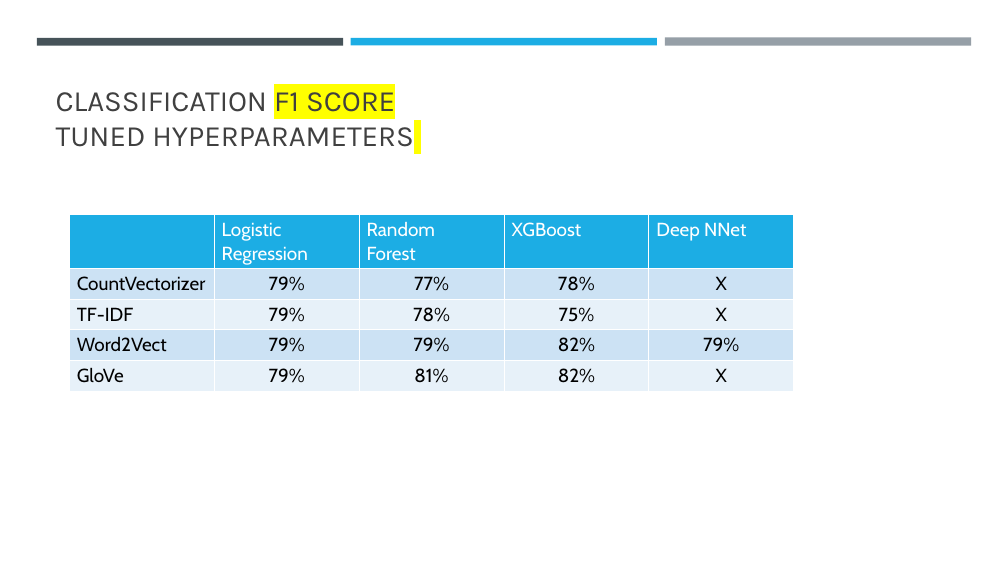
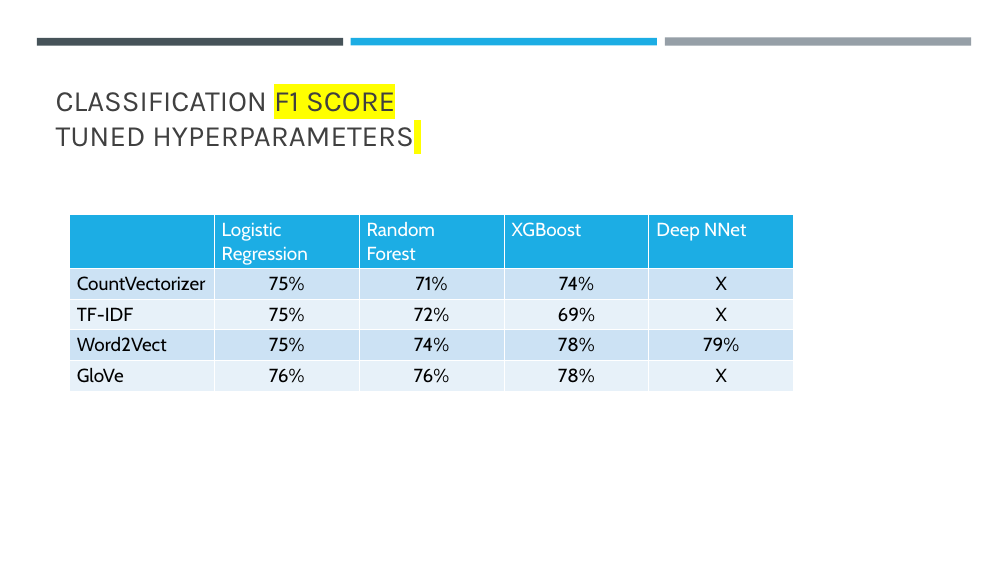
Before and after one commit to philipayazi/Disaster_Tweets, a slide deck: slide 6 of FinalProject_presentation.pptx. Drawn at 1008x567 pixels with LibreOffice and Linux fonts; fonts in the diff are those of the drawing. Boxes give left, top, right and bottom in pixels: in the first picture for what was removed or moved away, otherwise in the second. Text is boxed around its words. In the diff, an @@ line names an element or a change of style, - is before the commit and + after.

```diff
--- a/FinalProject_presentation.pptx
+++ b/FinalProject_presentation.pptx
@@ table at <box>70,215,796,390</box> @@
-row 2: CountVectorizer | 79% | 77% | 78% | X
+row 2: CountVectorizer | 75% | 71% | 74% | X
-row 3: TF-IDF | 79% | 78% | 75% | X
+row 3: TF-IDF | 75% | 72% | 69% | X
-row 4: Word2Vect | 79% | 79% | 82% | 79%
+row 4: Word2Vect | 75% | 74% | 78% | 79%
-row 5: GloVe | 79% | 81% | 82% | X
+row 5: GloVe | 76% | 76% | 78% | X
```
Also in this commit, not shown: 4 other slides changed, 1 slide added.
